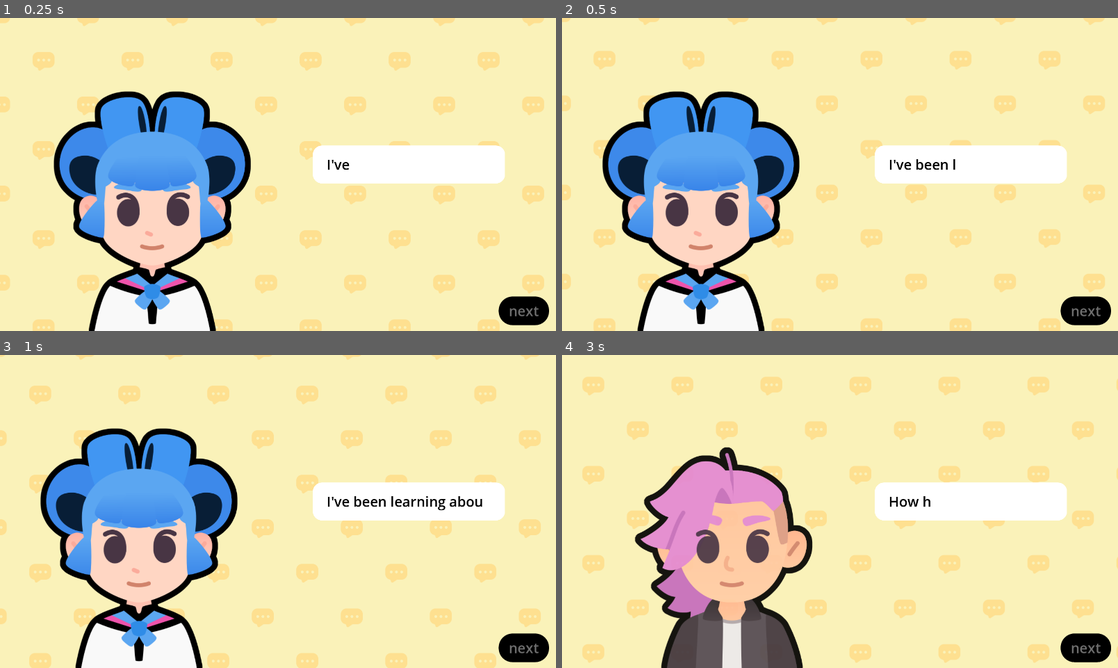
Above: before the commit, frames 1-4 (two rows, left to right).
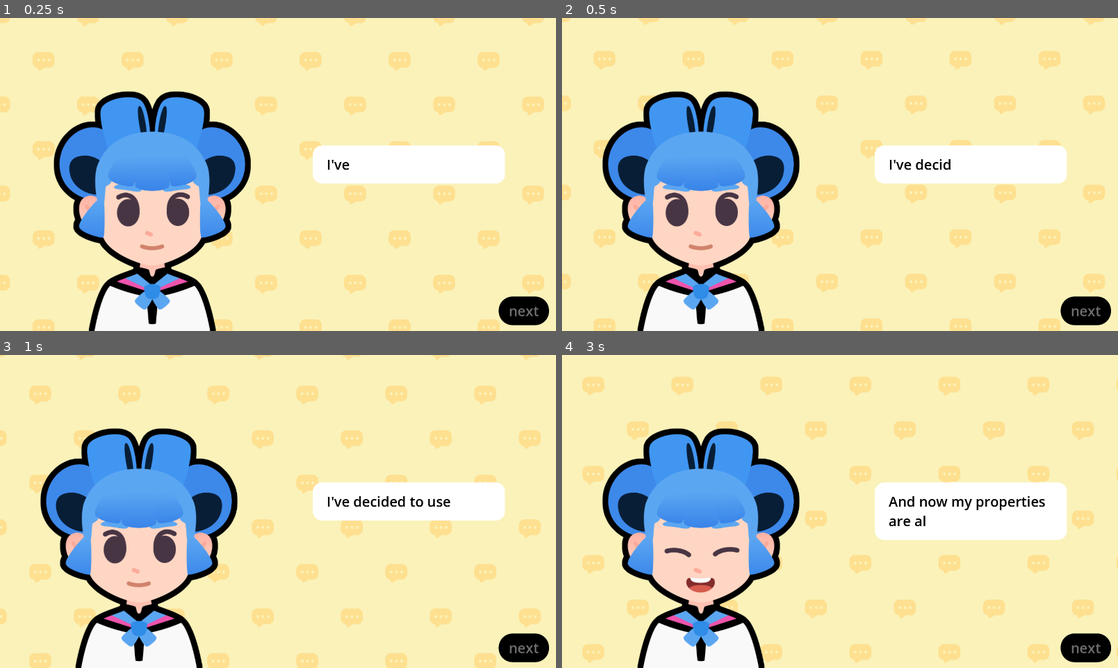
Above: after the commit, the same moments.

Repository: yangying-liu/2D-GameDev-Course-12-
Game: Godot game, scene res://lessons/slideshow.tscn
Same seed, same stepped clock (60 frames per second), same inputs: the game is played once before the commit and once after it. This scene is started directly instead of the project's main scene. Sound files missing from this copy of the repository are replaced by a short silence.
Inputs (mouse positions are in pixels of both pictures, inside the frame that each line leads up to):
- Up to frame 1 (0.25 s): no input
- Up to frame 2 (0.5 s): no input
- Up to frame 3 (1 s): tap Enter at 0.5 s; move the mouse to (400, 495) at 0.52 s; tap Z at 0.6 s; click (400, 495) at 0.67 s; tap Space at 0.77 s
- Up to frame 4 (3 s): move the mouse to (728, 527) at 1.27 s; tap Z at 1.35 s; click (728, 527) at 1.42 s; tap Space at 1.52 s; click (1084, 649) at 2 s, where only the run after the commit has a clickable "next"; click (1084, 649) at 2.75 s, where only the run before the commit has a clickable "next"

Frame 1 is identical in both runs. In frame 2, 0.1% of the frame differs, in the area x 63-71%, y 45-49%; in frame 3, 0.4%; in frame 4, 23%, in the area x 7-91%, y 23-100%.

Commit message:
L5 & P1 completed

Diff:
--- a/learn-2d-gamedev-godot-4-0.13.0-macos/M08.start_a_dialog_workbook/lessons/slideshow.gd
+++ b/learn-2d-gamedev-godot-4-0.13.0-macos/M08.start_a_dialog_workbook/lessons/slideshow.gd
@@ -1,57 +1,10 @@
 extends Control
-
-var expressions := {
-	"happy": preload ("res://assets/emotion_happy.png"),
-	"regular": preload ("res://assets/emotion_regular.png"),
-	"sad": preload ("res://assets/emotion_sad.png"),
-}
-
-var bodies := {
-	"sophia": preload ("res://assets/sophia.png"),
-	"pink": preload ("res://assets/pink.png")
-}
 
 ## An array of dictionaries. Each dictionary has three properties:
 ## - expression: a [code]Texture[/code] containing an expression
 ## - text: a [code]String[/code] containing the text the character says
 ## - character: a [code]Texture[/code] representing the character
-var dialogue_items: Array[Dictionary] = [
-	{
-		"expression": expressions["regular"],
-		"text": "I've been learning about [wave]Arrays and Dictionaries[/wave]",
-		"character": bodies["sophia"]
-	},
-	{
-		"expression": expressions["regular"],
-		"text": "How has it been going?",
-		"character": bodies["pink"]
-	},
-	{
-		"expression": expressions["sad"],
-		"text": "... Well... it is a little bit [shake]complicated[/shake]!",
-		"character": bodies["sophia"]
-	},
-	{
-		"expression": expressions["sad"],
-		"text": "Oh!",
-		"character": bodies["pink"]
-	},
-	{
-		"expression": expressions["regular"],
-		"text": "I believe in you!",
-		"character": bodies["pink"]
-	},
-	{
-		"expression": expressions["happy"],
-		"text": "If you stick to it, you'll eventually make it!",
-		"character": bodies["pink"]
-	},
-	{
-		"expression": expressions["happy"],
-		"text": "That's it! Let's [tornado freq=3.0][rainbow val=1.0]GOOOOOO!!![/rainbow][/tornado]",
-		"character": bodies["sophia"]
-	}
-]
+@export var dialogue_items: Array[SlideShowEntry] = []
 var current_item_index := 0
 
 ## UI element that shows the texts
@@ -63,7 +16,7 @@
 ## The character
 @onready var body: TextureRect = %Body
 ## The Expression
-@onready var expression_texture_rect: TextureRect = %Expression
+@onready var expression: TextureRect = %Expression
 
 
 func _ready() -> void:
@@ -78,9 +31,9 @@
 	# from the item, we extract the properties.
 	# We set the text to the rich text control
 	# And we set the appropriate expression texture
-	rich_text_label.text = current_item["text"]
-	expression_texture_rect.texture = current_item["expression"]
-	body.texture = current_item["character"]
+	rich_text_label.text = current_item.text
+	expression.texture = current_item.expression
+	body.texture = current_item.character
 
 	# We set the initial visible ratio to the text to 0, so we can change it in the tween
 	rich_text_label.visible_ratio = 0.0
--- a/learn-2d-gamedev-godot-4-0.13.0-macos/M08.start_a_dialog_workbook/lessons/slideshow.tscn
+++ b/learn-2d-gamedev-godot-4-0.13.0-macos/M08.start_a_dialog_workbook/lessons/slideshow.tscn
@@ -1,12 +1,32 @@
-[gd_scene load_steps=11 format=3 uid="uid://bqls3o5daeu2s"]
+[gd_scene load_steps=16 format=3 uid="uid://bqls3o5daeu2s"]
 
 [ext_resource type="Theme" uid="uid://cxm3e18skt2lj" path="res://lessons/assets/main_theme.tres" id="1_xdlv2"]
 [ext_resource type="Script" path="res://lessons/slideshow.gd" id="2_wbt3f"]
+[ext_resource type="Script" path="res://lessons/slideshow_entry.gd" id="3_e276p"]
 [ext_resource type="Shader" path="res://assets/sliding_background.gdshader" id="3_qyyxv"]
 [ext_resource type="Texture2D" uid="uid://bnly1gkbxw6b5" path="res://assets/bubble_pattern.png" id="4_s7o0p"]
 [ext_resource type="Texture2D" uid="uid://copkt78vgp37i" path="res://assets/sophia.png" id="5_omd3l"]
+[ext_resource type="Texture2D" uid="uid://dchimpdsnda13" path="res://assets/emotion_happy.png" id="6_mo2tb"]
 [ext_resource type="Texture2D" uid="uid://d000xjtr4iqtk" path="res://assets/emotion_regular.png" id="6_vfoky"]
 [ext_resource type="AudioStream" uid="uid://chgko4hmxwxu5" path="res://assets/talking_synth.ogg" id="7_nppuw"]
+
+[sub_resource type="Resource" id="Resource_x15p1"]
+script = ExtResource("3_e276p")
+expression = ExtResource("6_vfoky")
+character = ExtResource("5_omd3l")
+text = "I've decided to use [wave]Resources[/wave]!"
+
+[sub_resource type="Resource" id="Resource_r7klr"]
+script = ExtResource("3_e276p")
+expression = ExtResource("6_mo2tb")
+character = ExtResource("5_omd3l")
+text = "And now my properties are all well typed!"
+
+[sub_resource type="Resource" id="Resource_rci81"]
+script = ExtResource("3_e276p")
+expression = ExtResource("6_vfoky")
+character = ExtResource("5_omd3l")
+text = "It feels [tornado]Fancy![/tornado]"
 
 [sub_resource type="ShaderMaterial" id="ShaderMaterial_efgpg"]
 shader = ExtResource("3_qyyxv")
@@ -30,6 +50,7 @@
 grow_vertical = 2
 theme = ExtResource("1_xdlv2")
 script = ExtResource("2_wbt3f")
+dialogue_items = Array[ExtResource("3_e276p")]([SubResource("Resource_x15p1"), SubResource("Resource_r7klr"), SubResource("Resource_rci81")])
 
 [node name="Background" type="ColorRect" parent="."]
 material = SubResource("ShaderMaterial_efgpg")
--- /dev/null
+++ b/learn-2d-gamedev-godot-4-0.13.0-macos/M08.start_a_dialog_workbook/lessons/slideshow_entry.gd
@@ -0,0 +1,5 @@
+class_name SlideShowEntry extends Resource
+
+@export var expression := preload("res://assets/emotion_regular.png")
+@export var character := preload("res://assets/sophia.png")
+@export_multiline var text := ""
--- /dev/null
+++ b/learn-2d-gamedev-godot-4-0.13.0-macos/M08.start_a_dialog_workbook/lessons/test_slideshow_entry.tres
@@ -0,0 +1,7 @@
+[gd_resource type="Resource" script_class="SlideShowEntry" load_steps=2 format=3 uid="uid://cf7cu8icunbu1"]
+
+[ext_resource type="Script" path="res://lessons/slideshow_entry.gd" id="1_k63vn"]
+
+[resource]
+script = ExtResource("1_k63vn")
+text = ""
--- a/learn-2d-gamedev-godot-4-0.13.0-macos/M08.start_a_dialog_workbook/practices/L5.P1.shopping_loot/shopping_entry.gd
+++ b/learn-2d-gamedev-godot-4-0.13.0-macos/M08.start_a_dialog_workbook/practices/L5.P1.shopping_loot/shopping_entry.gd
@@ -5,3 +5,6 @@
 # 1. text: a string that represents the name of the item
 # 2. amount: an integer that represents the amount of the item
 # 3. price: an integer that represents the price of the item
+@export var text := ""
+@export var amount := 1
+@export var price := 10
--- a/learn-2d-gamedev-godot-4-0.13.0-macos/M08.start_a_dialog_workbook/practices/L5.P1.shopping_loot/shopping_loot.gd
+++ b/learn-2d-gamedev-godot-4-0.13.0-macos/M08.start_a_dialog_workbook/practices/L5.P1.shopping_loot/shopping_loot.gd
@@ -7,7 +7,9 @@
 var tween: Tween
 
 # Don't forget to add a few items from the editor!
-@export var items_list: Array[ShoppingEntry] = []
+@export var items_list: Array[ShoppingEntryPractice] = []
+
+
 
 func _ready() -> void:
 	display_item("purse")
@@ -17,6 +19,9 @@
 		# Set the button's properties: text, amount, and price from the item.
 		# Warning! You will get an error here if you didn't set up the
 		# ShoppingEntry resource before.
+		button.text = item.text
+		button.amount = item.amount
+		button.price = item.price
 		button.pressed.connect(display_item.bind(button.text))
 
 
--- a/learn-2d-gamedev-godot-4-0.13.0-macos/M08.start_a_dialog_workbook/practices/L5.P1.shopping_loot/shopping_loot.tscn
+++ b/learn-2d-gamedev-godot-4-0.13.0-macos/M08.start_a_dialog_workbook/practices/L5.P1.shopping_loot/shopping_loot.tscn
@@ -1,18 +1,37 @@
-[gd_scene load_steps=5 format=3]
+[gd_scene load_steps=8 format=3 uid="uid://dqhdnjbdu3u78"]
 
-[ext_resource type="Material" path="res://assets/practice_background_material.tres" id="1_e0ra5"]
+[ext_resource type="Material" uid="uid://dxrtaju87p2an" path="res://assets/practice_background_material.tres" id="1_e0ra5"]
 [ext_resource type="Script" path="res://practices/L5.P1.shopping_loot/shopping_loot.gd" id="2_7stto"]
-[ext_resource type="Script" path="res://practices/L5.P1.shopping_loot/shopping_entry.gd" id="3_1vcjn"]
-[ext_resource type="Theme" path="res://assets/practices/practices_theme.tres" id="4_m4f0j"]
+[ext_resource type="Script" path="res://addons/gdpractice/practice_solutions/L5.P1.shopping_loot/shopping_entry.gd" id="3_k0tcn"]
+[ext_resource type="Theme" uid="uid://qk3rjf73qo8w" path="res://assets/practices/practices_theme.tres" id="4_m4f0j"]
+
+[sub_resource type="Resource" id="Resource_dhfdv"]
+script = ExtResource("3_k0tcn")
+text = "book"
+amount = 1
+price = 10
+
+[sub_resource type="Resource" id="Resource_rfmyg"]
+script = ExtResource("3_k0tcn")
+text = "coin"
+amount = 1
+price = 10
+
+[sub_resource type="Resource" id="Resource_rqlxc"]
+script = ExtResource("3_k0tcn")
+text = "key"
+amount = 1
+price = 10
 
 [node name="ShoppingLoot" type="ColorRect"]
 material = ExtResource("1_e0ra5")
+anchors_preset = 15
 anchor_right = 1.0
 anchor_bottom = 1.0
 grow_horizontal = 2
 grow_vertical = 2
 script = ExtResource("2_7stto")
-items_list = Array[ExtResource("3_1vcjn")]([])
+items_list = Array[ExtResource("3_k0tcn")]([SubResource("Resource_dhfdv"), SubResource("Resource_rfmyg"), SubResource("Resource_rqlxc")])
 
 [node name="CenterContainer" type="CenterContainer" parent="."]
 layout_mode = 1
--- a/learn-2d-gamedev-godot-4-0.13.0-macos/M08.start_a_dialog_workbook/practices/L6.P1.powered_inventory/powered_inventory.tscn
+++ b/learn-2d-gamedev-godot-4-0.13.0-macos/M08.start_a_dialog_workbook/practices/L6.P1.powered_inventory/powered_inventory.tscn
@@ -1,10 +1,9 @@
-[gd_scene load_steps=7 format=3]
+[gd_scene load_steps=6 format=3 uid="uid://ykaxob0pmmab"]
 
 [ext_resource type="Shader" path="res://assets/sliding_background.gdshader" id="1_1ev13"]
-[ext_resource type="Texture2D" path="res://assets/bubble_pattern.png" id="2_j2urx"]
+[ext_resource type="Texture2D" uid="uid://bnly1gkbxw6b5" path="res://assets/bubble_pattern.png" id="2_j2urx"]
 [ext_resource type="Script" path="res://practices/L6.P1.powered_inventory/powered_inventory.gd" id="3_dy3rn"]
-[ext_resource type="Script" path="res://practices/L6.P1.powered_inventory/powered_item.gd" id="4_4203n"]
-[ext_resource type="Theme" path="res://assets/practices/practices_theme.tres" id="5_jsi46"]
+[ext_resource type="Theme" uid="uid://qk3rjf73qo8w" path="res://assets/practices/practices_theme.tres" id="5_jsi46"]
 
 [sub_resource type="ShaderMaterial" id="ShaderMaterial_p0ea8"]
 shader = ExtResource("1_1ev13")
@@ -15,12 +14,12 @@
 
 [node name="PoweredInventory" type="ColorRect"]
 material = SubResource("ShaderMaterial_p0ea8")
+anchors_preset = 15
 anchor_right = 1.0
 anchor_bottom = 1.0
 grow_horizontal = 2
 grow_vertical = 2
 script = ExtResource("3_dy3rn")
-items_list = Array[ExtResource("4_4203n")]([])
 
 [node name="CenterContainer" type="CenterContainer" parent="."]
 layout_mode = 1
